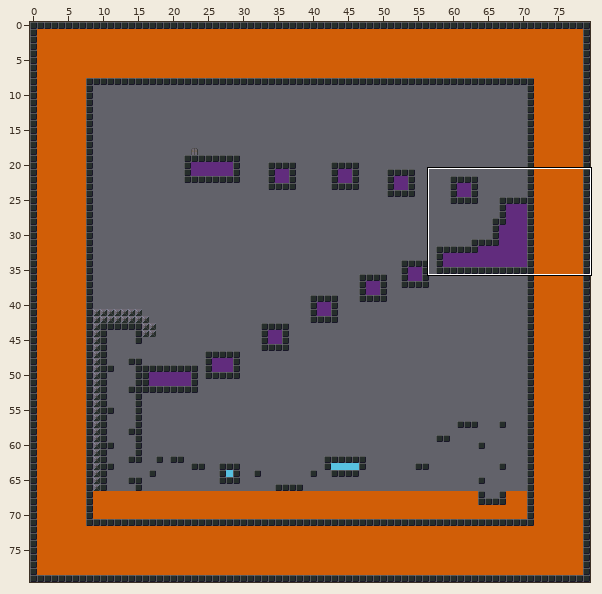
Level history. Tiled map: level 2.tmx. The first picture is a wide view before the edit; the outline marks the close-up.
Close-up. Old version:
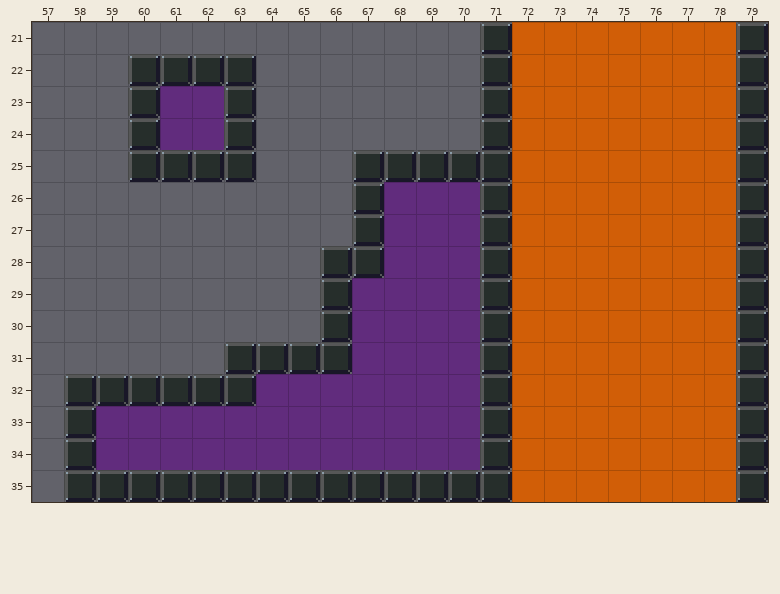
Cells are 16x16 px. Shown: x 57..79, y 21..35. The commit also changed other parts of the map, which this record leaves out.
The result:
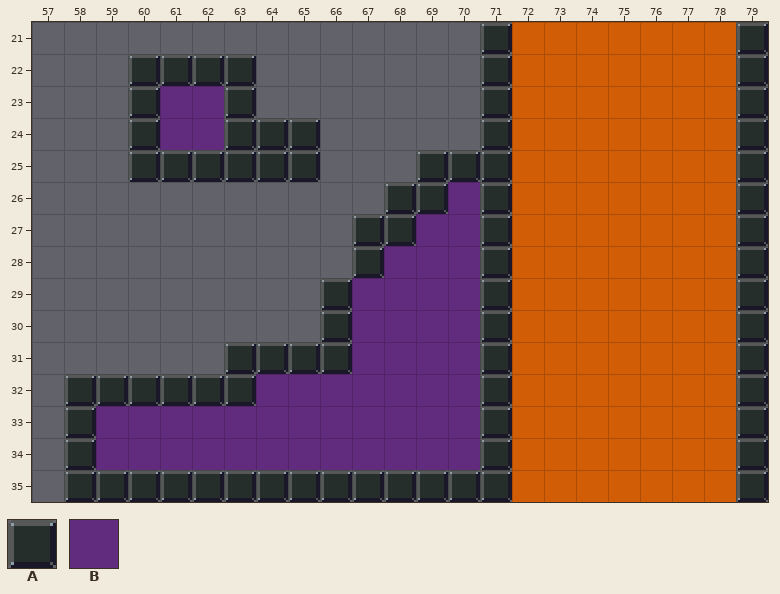
Key: from "sprites_6": A 32, B 62.
_ is an empty cell.
Diff:
Layer "Tile Layer 1":
Tile B becomes tile A in row 26 at x 68 to 69; in row 27 at x 68.
The author put tile A in rows 24 to 25 at x 64 to 65.
The edit erases tile A in row 25 at x 67 to 68; in row 26 at x 67; in row 28 at x 66.
